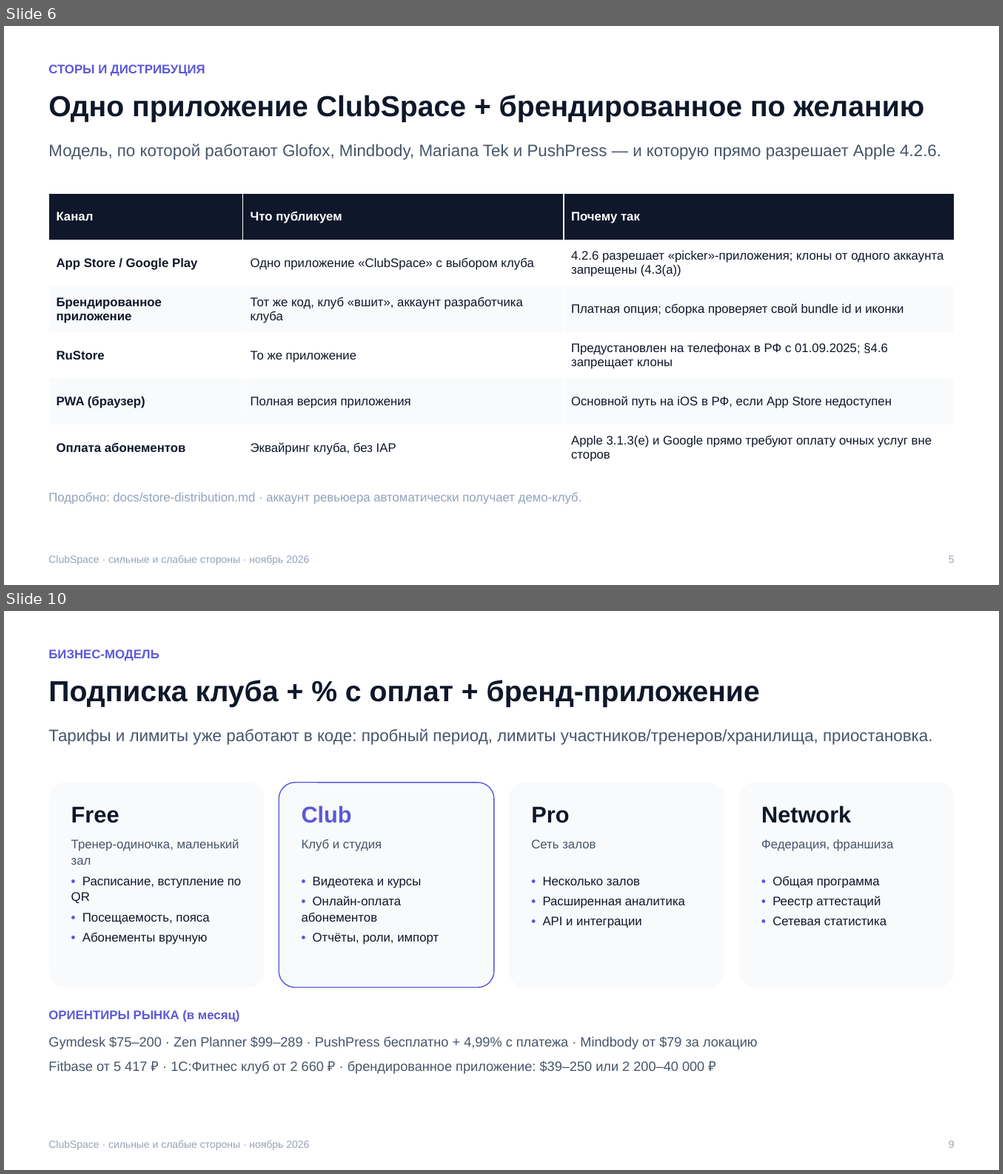
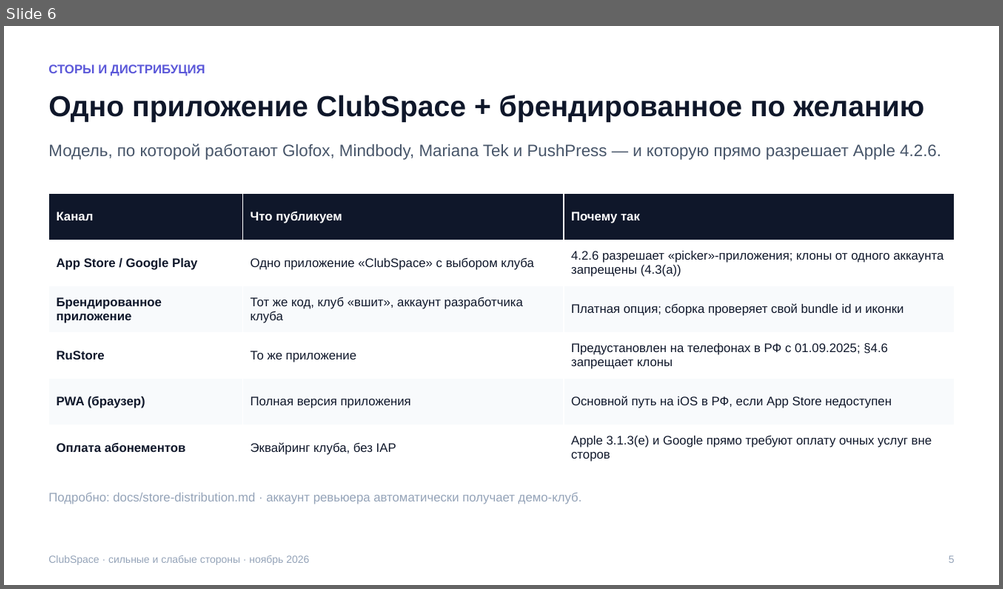
Before and after one commit to ilyakislenko/clubspace, a slide deck: docs/strategy/ClubSpace-strengths-weaknesses.pptx. Shown one above the other, each under a label of ours: slides 6 and 10 before the commit, slide 6 after it; the slides between them are not shown. The pictures are 1003x1174 and 1003x589 pixels, drawn with LibreOffice and Linux fonts; fonts in the diff are those of the drawing. Boxes give left, top, right and bottom in pixels: in the first picture for what was removed or moved away, otherwise in the second. Text is boxed around its words. In the diff, an @@ line names an element or a change of style, - is before the commit and + after.

```diff
--- a/docs/strategy/ClubSpace-strengths-weaknesses.pptx
+++ b/docs/strategy/ClubSpace-strengths-weaknesses.pptx
@@ slide 10 removed at box(4, 611, 999, 1170), background #FFFFFF @@
@@ text removed at box(48, 649, 159, 661) @@
-БИЗНЕС‑МОДЕЛЬ
@@ text removed at box(48, 680, 760, 707) @@
-Подписка клуба + % с оплат + бренд‑приложение
@@ text removed at box(48, 729, 932, 745) @@
-Тарифы и лимиты уже работают в коде: пробный период, лимиты участников/тренеров/хранилища, приостановка.
@@ rounded rectangle removed at box(48, 783, 264, 988) @@
@@ rounded rectangle removed at box(279, 783, 493, 988) @@
@@ rounded rectangle removed at box(509, 783, 724, 988) @@
@@ rounded rectangle removed at box(739, 783, 954, 988) @@
@@ text removed at box(71, 806, 119, 823) @@
-Free
@@ text removed at box(301, 806, 352, 823) @@
-Club
@@ text removed at box(531, 806, 569, 823) @@
-Pro
@@ text removed at box(761, 806, 851, 823) @@
-Network
@@ text removed at box(71, 839, 239, 865) @@
-Тренер‑одиночка, маленький зал
@@ text removed at box(301, 839, 381, 851) @@
-Клуб и студия
@@ text removed at box(531, 840, 595, 849) @@
-Сеть залов
@@ text removed at box(761, 840, 893, 851) @@
-Федерация, франшиза
@@ text removed at box(71, 877, 241, 945) @@
-• Расписание, вступление по QR
-• Посещаемость, пояса
-• Абонементы вручную
@@ text removed at box(301, 877, 438, 945) @@
-• Видеотека и курсы
-• Онлайн‑оплата абонементов
-• Отчёты, роли, импорт
@@ text removed at box(543, 877, 685, 928) @@
-• Несколько залов
-• Расширенная аналитика
-• API и интеграции
@@ text removed at box(772, 876, 886, 925) @@
-• Общая программа
-• Реестр аттестаций
-• Сетевая статистика
@@ text removed at box(48, 1011, 240, 1022) @@
-ОРИЕНТИРЫ РЫНКА (в месяц)
@@ text removed at box(48, 1037, 757, 1074) @@
-Gymdesk $75–200 · Zen Planner $99–289 · PushPress бесплатно + 4,99% с платежа · Mindbody от $79 за локацию
-Fitbase от 5 417 ₽ · 1С:Фитнес клуб от 2 660 ₽ · брендированное приложение: $39–250 или 2 200–40 000 ₽
@@ text removed at box(48, 1141, 309, 1150) @@
-ClubSpace · сильные и слабые стороны · ноябрь 2026
@@ text removed at box(948, 1141, 954, 1148) @@
-9
```
Also in this commit, not shown: 8 slides changed, 6 slides added, 1 other slide removed, 5 other files.
